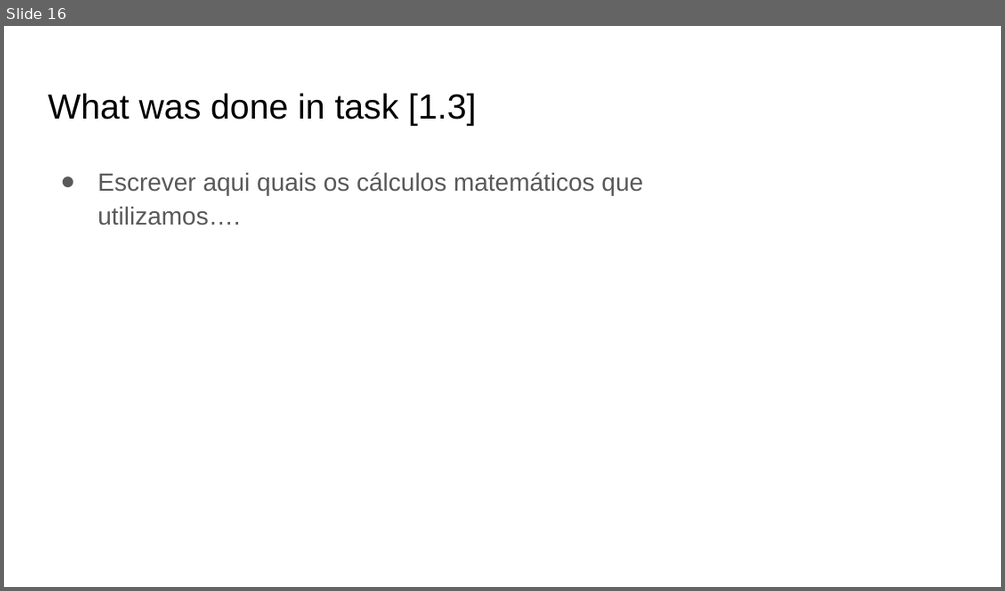
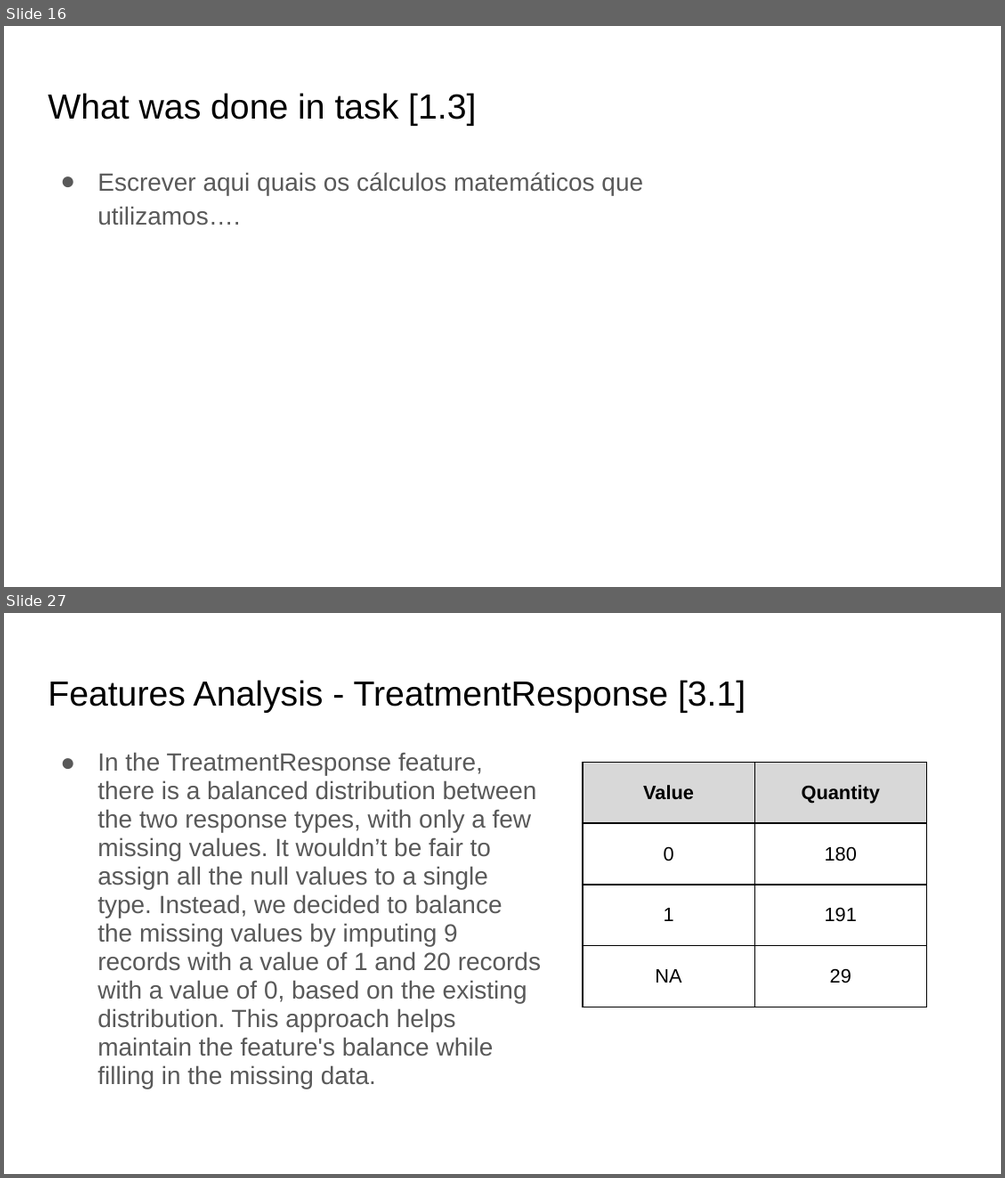
Before and after one commit to PedroFPeralta/FCT-ML-Nova-PRS2, a slide deck: ML@NOVA Team PRS.pptx. Shown one above the other, each under a label of ours: slide 16 before the commit, slides 16 and 27 after it; the slides between them are not shown. The pictures are 1005x591 and 1005x1178 pixels, drawn with LibreOffice and Linux fonts; fonts in the diff are those of the drawing. Boxes give left, top, right and bottom in pixels: in the first picture for what was removed or moved away, otherwise in the second. Text is boxed around its words. In the diff, an @@ line names an element or a change of style, - is before the commit and + after.

```diff
--- a/ML@NOVA Team PRS.pptx
+++ b/ML@NOVA Team PRS.pptx
@@ slide 27 added at [4, 613, 1001, 1174], background #FFFFFF @@
@@ title added at [48, 680, 745, 713], 25.2 pt, text #000000 @@
+Features Analysis - TreatmentResponse [3.1]
@@ text added at [97, 752, 541, 1088], 18 pt, text #595959 @@
+● In the TreatmentResponse feature, there is a balanced distribution between the two response types, with only a few missing values. It wouldn’t be fair to assign all the null values to a single type. Instead, we decided to balance the missing values by imputing 9 records with a value of 1 and 20 records with a value of 0, based on the existing distribution. This approach helps maintain the feature's balance while filling in the missing data.
@@ table added at [582, 762, 927, 1088], 4 rows, 2 columns @@
+Value | Quantity
+0 | 180
+1 | 191
+NA | 29
```
Also in this commit, not shown: 3 slides changed, 38 other slides added, 26 slides removed.
